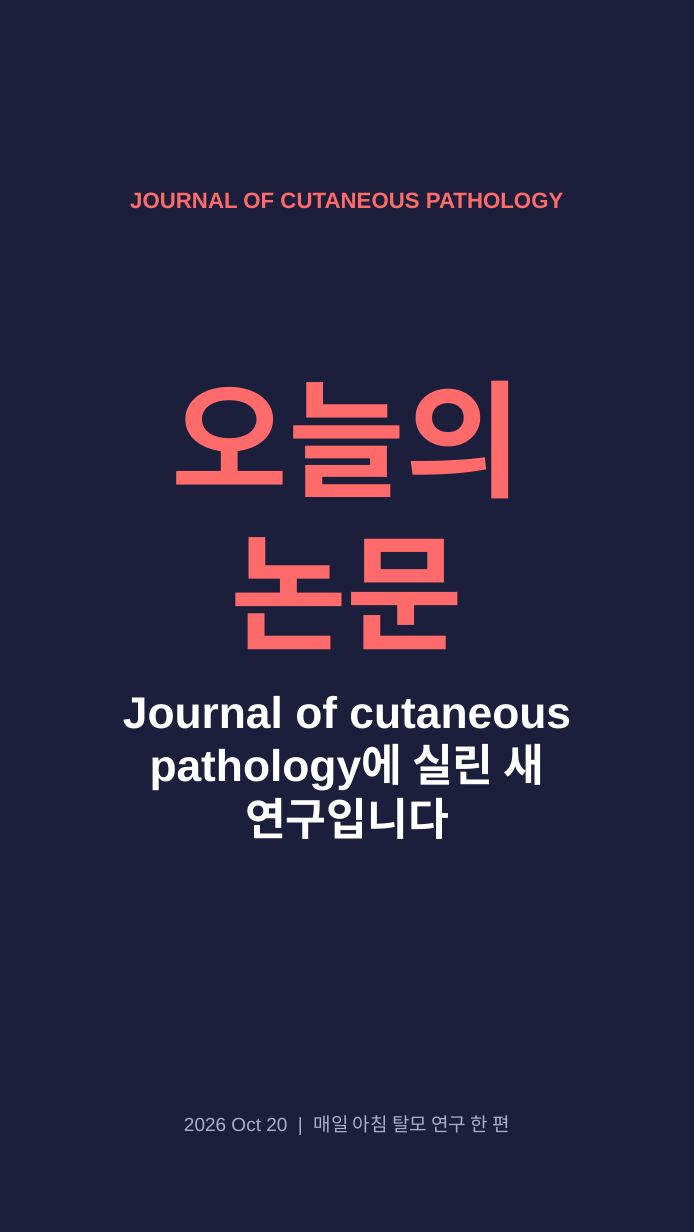
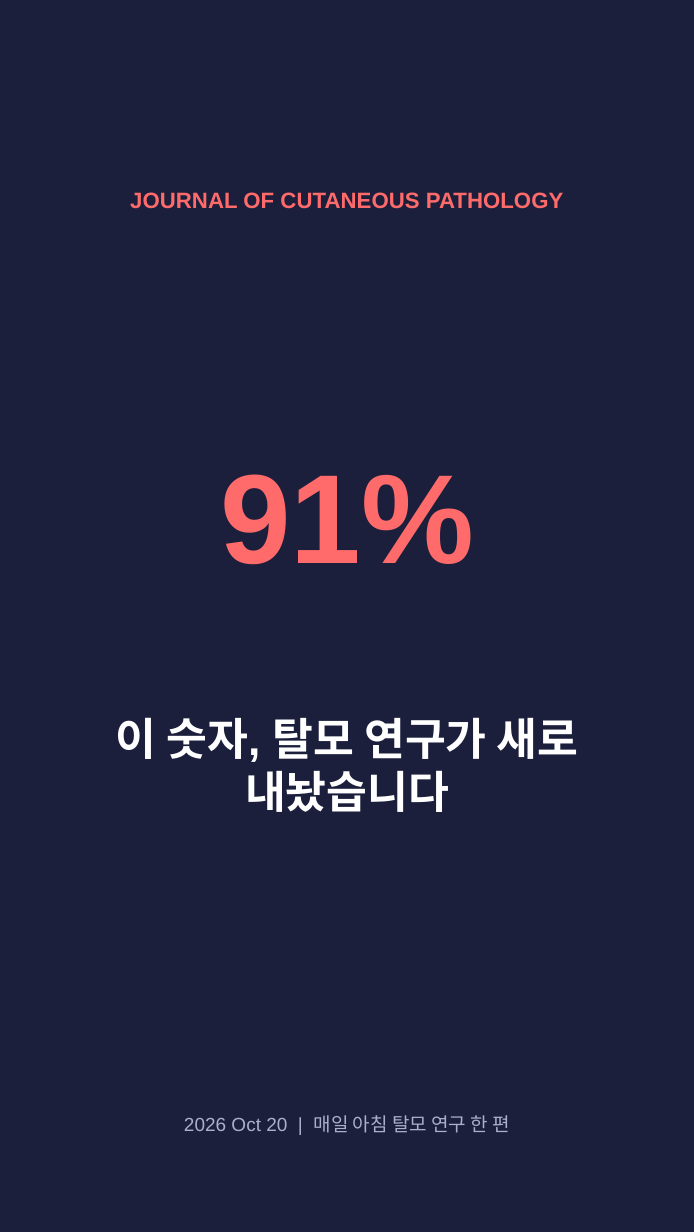
Before and after one commit to hyokang2010-BJ-ANTH/product-builder-test, a slide deck: slide 1 of pwa/data/latest/slides.pptx. Drawn at 694x1232 pixels with LibreOffice and Linux fonts; fonts in the diff are those of the drawing. Boxes give left, top, right and bottom in pixels: in the first picture for what was removed or moved away, otherwise in the second. Text is boxed around its words. In the diff, an @@ line names an element or a change of style, - is before the commit and + after.

```diff
--- a/pwa/data/latest/slides.pptx
+++ b/pwa/data/latest/slides.pptx
@@ text at bbox=[220, 474, 474, 565]: text changed @@
-오늘의 논문
+91%
@@ text at bbox=[116, 717, 579, 812]: text changed @@
-Journal of cutaneous pathology에 실린 새 연구입니다
+이 숫자, 탈모 연구가 새로 내놨습니다
```
Also in this commit, not shown: 4 other slides changed, 2 slides added, 2 slides removed, 26 other files.
